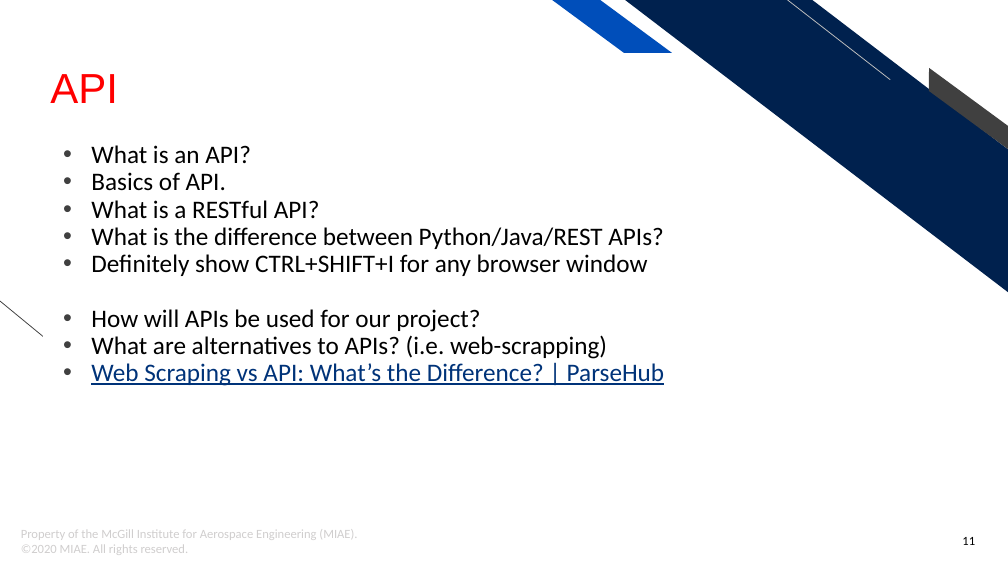
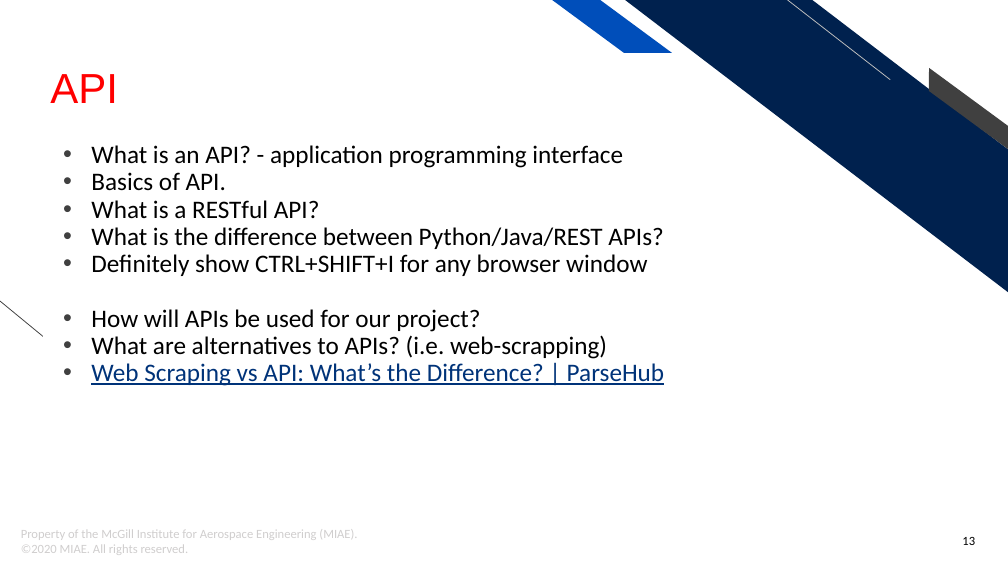
Before and after one commit to mowglu/MIAE-Python, a slide deck: slide 13 of Python Tutorial - MIAE.pptx (slide 11 before the commit). Drawn at 1008x567 pixels with LibreOffice and Linux fonts; fonts in the diff are those of the drawing; background and template pictures are left out. Boxes give left, top, right and bottom in pixels: in the first picture for what was removed or moved away, otherwise in the second. Text is boxed around its words. In the diff, an @@ line names an element or a change of style, - is before the commit and + after.

```diff
--- a/Python Tutorial - MIAE.pptx
+++ b/Python Tutorial - MIAE.pptx
@@ text at (91, 145, 623, 168): text changed @@
-• What is an API?
+• What is an API? - application programming interface
@@ page number at (962, 537, 975, 545): text changed @@
-11
+13
```
Also in this commit, not shown: 6 other slides changed, 3 slides added, 1 slide removed.
